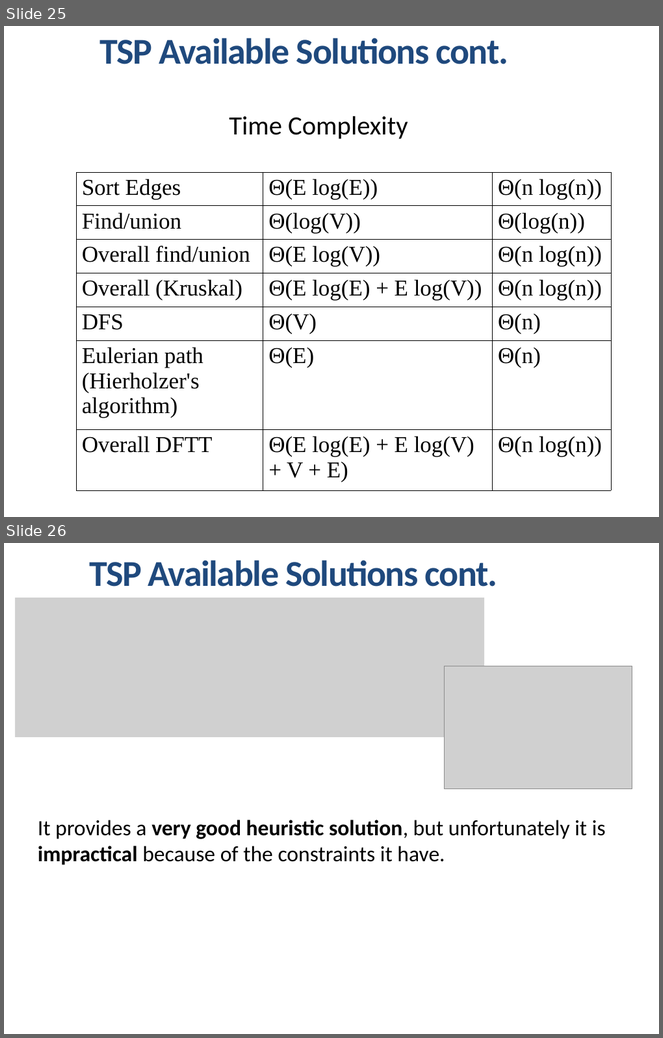
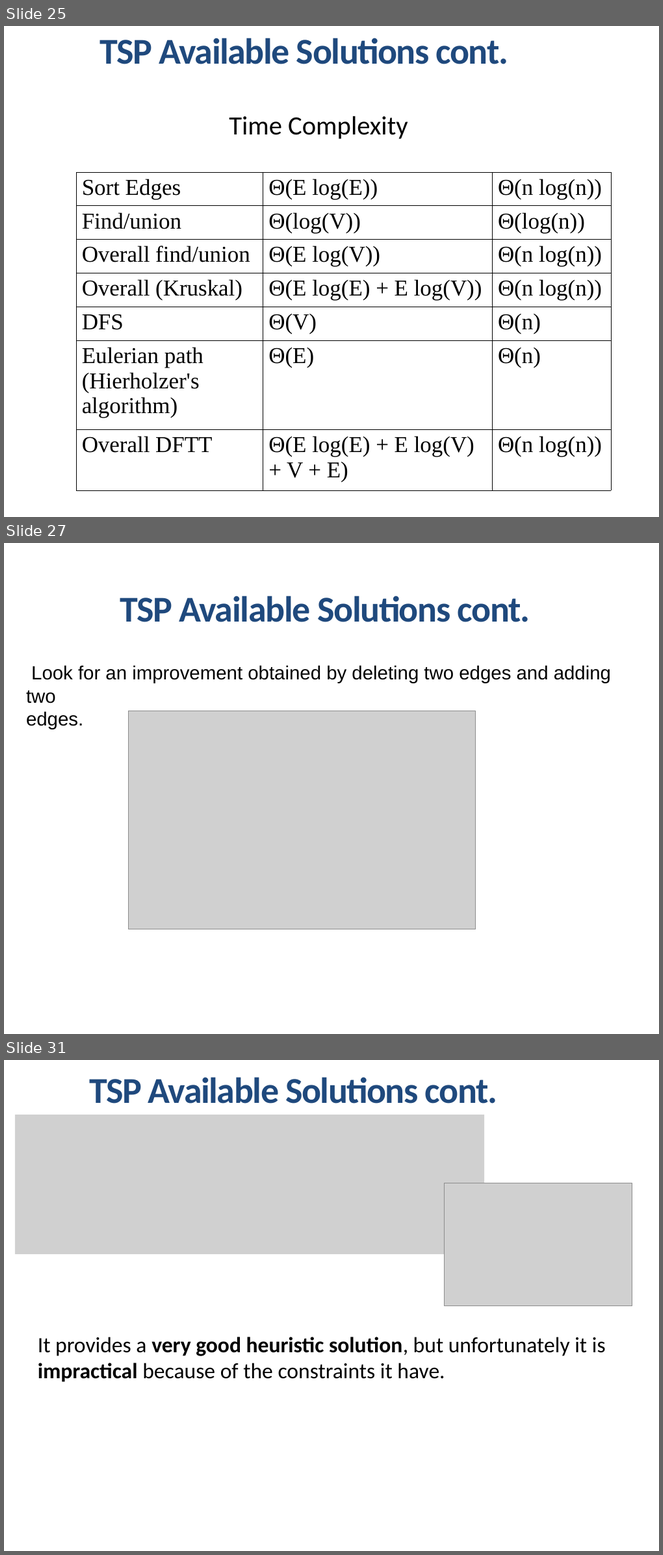
Before and after one commit to mahmoud-mosaad/BuyIt, a slide deck: docs/Intelligent-Transportation-System-v2.3.pptx. Shown one above the other, each under a label of ours: slides 25 and 26 before the commit, slides 25, 27 and 31 after it; the slides between them are not shown. The pictures are 663x1038 and 663x1555 pixels, drawn with LibreOffice and Linux fonts; fonts in the diff are those of the drawing; grey boxes stand for pictures. Boxes give left, top, right and bottom in pixels: in the first picture for what was removed or moved away, otherwise in the second. Text is boxed around its words. In the diff, an @@ line names an element or a change of style, - is before the commit and + after.

```diff
--- a/docs/Intelligent-Transportation-System-v2.3.pptx
+++ b/docs/Intelligent-Transportation-System-v2.3.pptx
@@ slide 27 added at [4,543,659,1034], background #FFFFFF @@
@@ text added at [120,596,530,622], 40 pt, text #1F497D, bold @@
+TSP Available Solutions cont.
@@ text added at [26,665,611,704], 21 pt, text #000000 @@
+Look for an improvement obtained by deleting two edges and adding two
+edges.
@@ picture added at [129,711,476,930] @@
@@ what was slide 26 is now slide 31 @@
```
Also in this commit, not shown: 4 slides changed, 4 other slides added, 1 other file.
